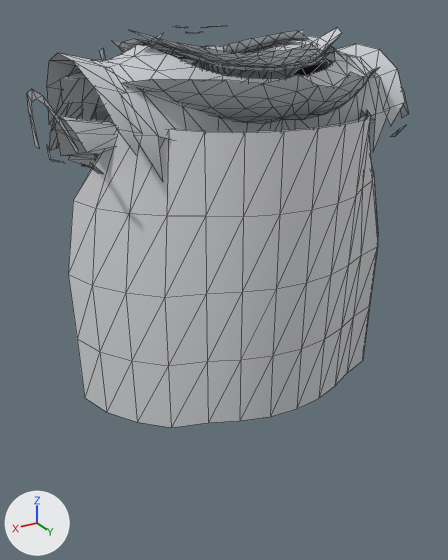
Two versions of the glTF model assets/models/outfits/wear/frost_pelt_ranger_female.gltf, one commit apart.
Both versions are drawn from a 50 mm camera at (0.37, 0.668, 1.551) aimed at (0.028, 0.097, 1.266). The lights are fixed; the arrows at lower left show +X, +Y and +Z. The older version comes first. Mesh edges are drawn as thin lines. Vertices at exactly the same position are counted once.

Names of what the first picture shows: 'frost_pelt_ranger_female'.
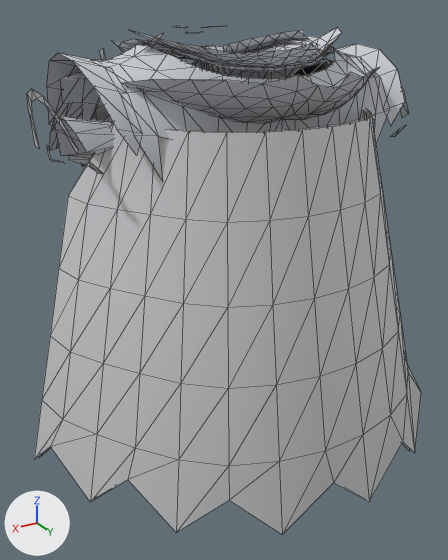
Boxes (x1, y1, x2, y2) around the edits, measured in the pictures (448 x 560 px):
'frost_pelt_ranger_female', reshaped (26% taller)
    before: (27, 25, 408, 428)
    after: (27, 25, 421, 534)
part 1 of me_frost_pelt_ranger_female, rebuilt (mostly hidden afterwards)
    before: (68, 111, 378, 428)
    after: (39, 111, 410, 457)
part 2 of me_frost_pelt_ranger_female, rebuilt (mostly hidden before)
    before: (175, 111, 365, 133)
    after: (34, 110, 421, 534)

The change in detail:
me_frost_pelt_ranger_female is used by ob_frost_pelt_ranger_female; location (0.0, 0.0, 0.0).
me_frost_pelt_ranger_female had 1245 vertices, 1532 faces and spanned x -0.213..0.213, y -0.12..0.224, z 1.144..1.538.
me_frost_pelt_ranger_female now has 1287 vertices, 1608 faces and spans x -0.26..0.26, y -0.12..0.306, z 1.075..1.538.
me_frost_pelt_ranger_female part 1: the loose piece of 75 vertices spanning x -0.2..0.2, y 0.059..0.217, z 1.144..1.455 is rebuilt with 96 vertices and now spans x -0.254..0.254, y 0.05..0.3, z 1.075..1.455.
me_frost_pelt_ranger_female part 2: the loose piece of 75 vertices spanning x -0.194..0.194, y 0.059..0.211, z 1.144..1.455 is rebuilt with 96 vertices and now spans x -0.26..0.26, y 0.05..0.306, z 1.075..1.455.
